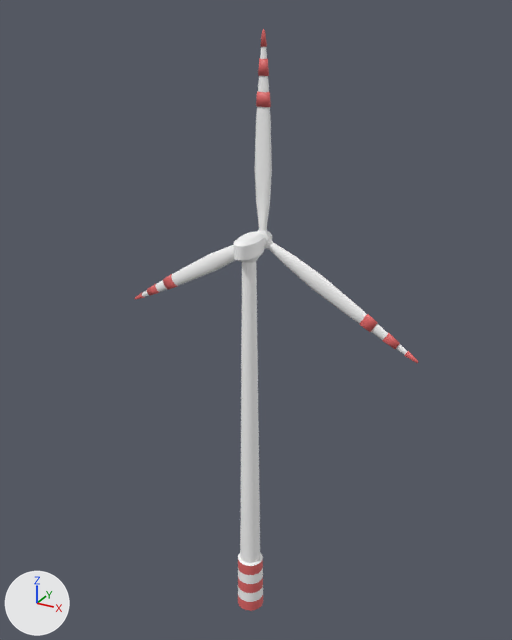
A saved change to the Blender file CardsAgainsthumanity/Assets/WindTurbine.blend.
One viewpoint serves both versions: a 50 mm camera at (5.69, -10.11, 11.68) aimed at (-0.19, 0.58, 6.33). Every picture has the same lights, and +X, +Y and +Z are marked at lower left.
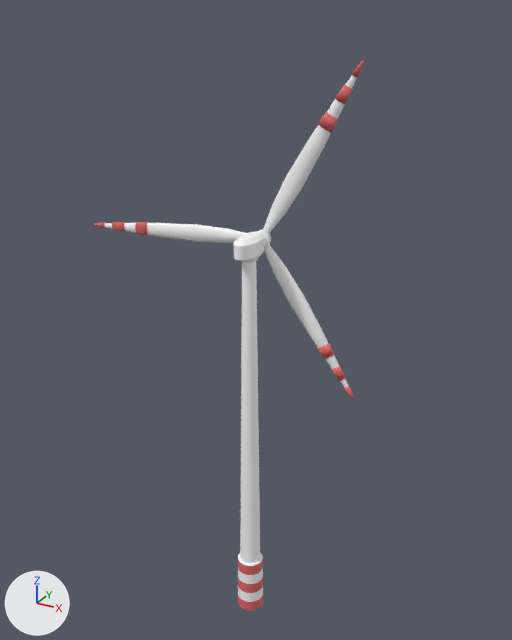
Where the change shows, as pixel boxes [x1, y1, x2, y2] in the pictures (512 x 640 px):
```json
{"object": "Plane.001", "change": "turned", "before": [142, 47, 408, 355], "after": [104, 75, 357, 388]}
{"object": "Plane.003", "change": "turned", "before": [134, 29, 418, 363], "after": [94, 61, 364, 398]}
{"object": "Circle.002", "change": "turned", "before": [257, 231, 272, 249], "after": [257, 230, 271, 249]}
{"object": "Plane.002", "change": "turned", "before": [258, 229, 273, 248], "after": [261, 229, 270, 249]}
```

Scene script edits in JSON lines:
```json
{"op": "set", "path": "ob_circle_002.rotation_euler", "old": "(0.0, 0.0, 0.0)", "new": "(-3.296, -3.103, 1.555)", "note": "degrees (0, 0, 0) -> degrees (-189, -178, 89)"}
```
